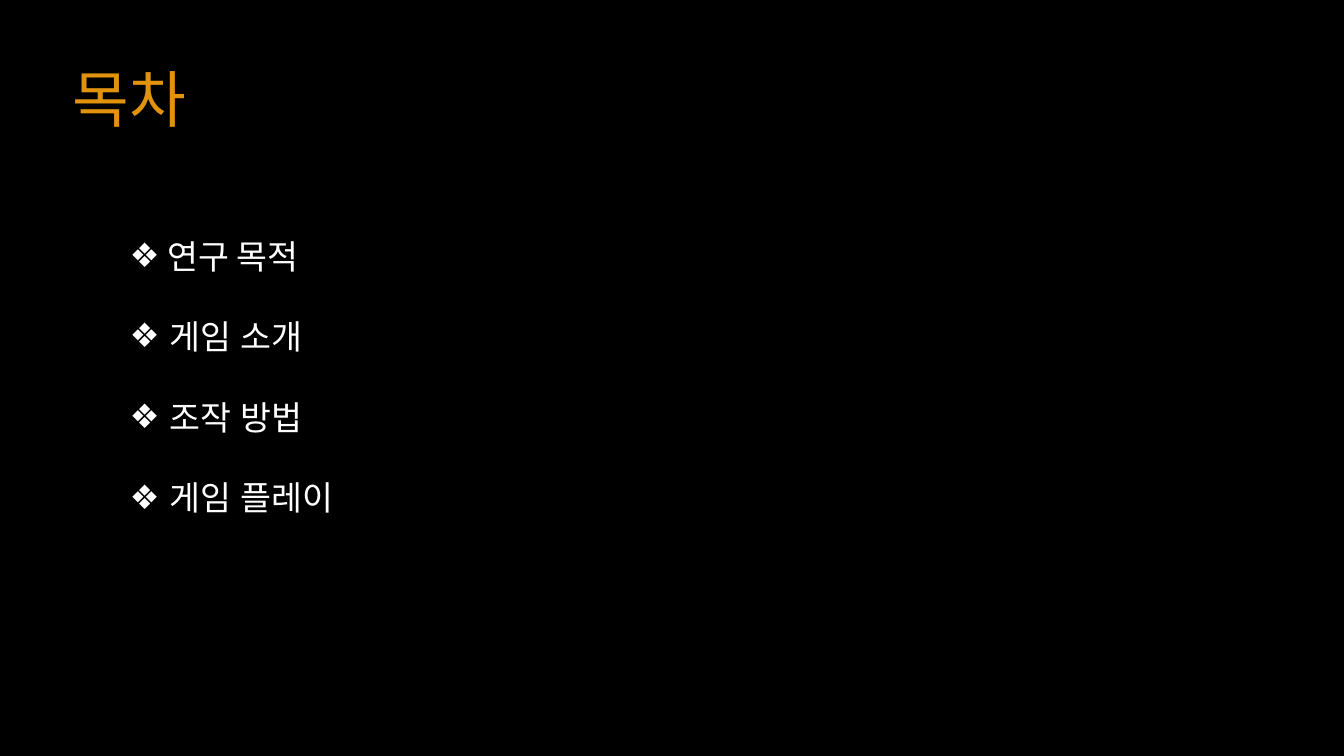
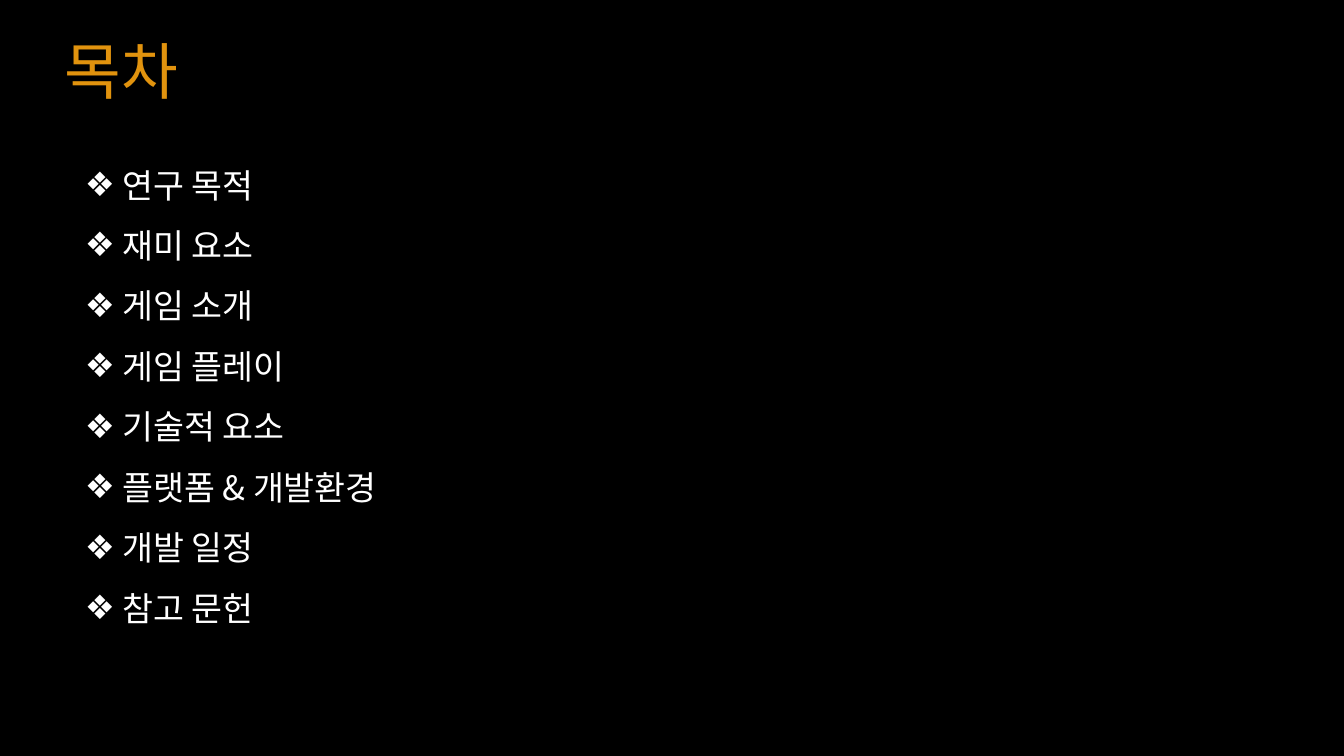
Before and after one commit to YKTeam/Room503, a slide deck: slide 2 of Document/Escape Cube(가제) ppt.pptx. Drawn at 1344x756 pixels with LibreOffice and Linux fonts; fonts in the diff are those of the drawing. Boxes give left, top, right and bottom in pixels: in the first picture for what was removed or moved away, otherwise in the second. Text is boxed around its words. In the diff, an @@ line names an element or a change of style, - is before the commit and + after.

```diff
--- a/Document/Escape Cube(가제) ppt.pptx
+++ b/Document/Escape Cube(가제) ppt.pptx
@@ text "목차": place and size @@
-text "목차" at box(72, 71, 185, 127)
+text "목차" at box(65, 43, 178, 99)
@@ text "연구 목적": place and size @@
-text "연구 목적" at box(167, 241, 333, 513)
+text "연구 목적" at box(122, 170, 377, 624)
@@ text at box(122, 170, 285, 382): line spacing 1 to 1.5 @@
@@ text at box(122, 230, 254, 261): paragraph added @@
+❖ 재미 요소
@@ text at box(122, 411, 377, 624): paragraphs added @@
+❖ 기술적 요소
+❖ 플랫폼 & 개발환경
+❖ 개발 일정
+❖ 참고 문헌
@@ text at box(169, 402, 302, 433): paragraph removed @@
-❖ 조작 방법
```
Also in this commit, not shown: 9 other slides changed, 6 slides added, 3 slides removed.
